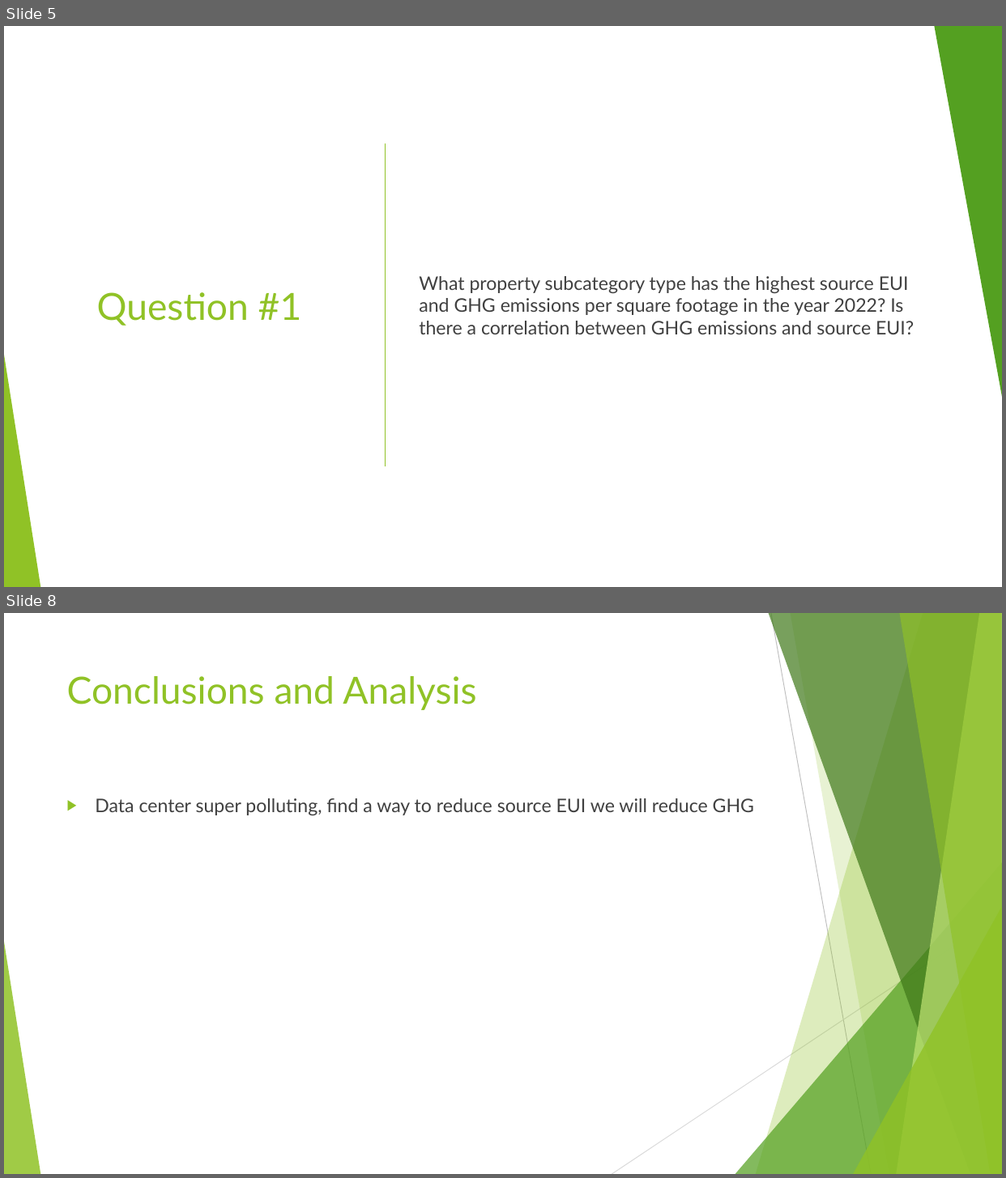
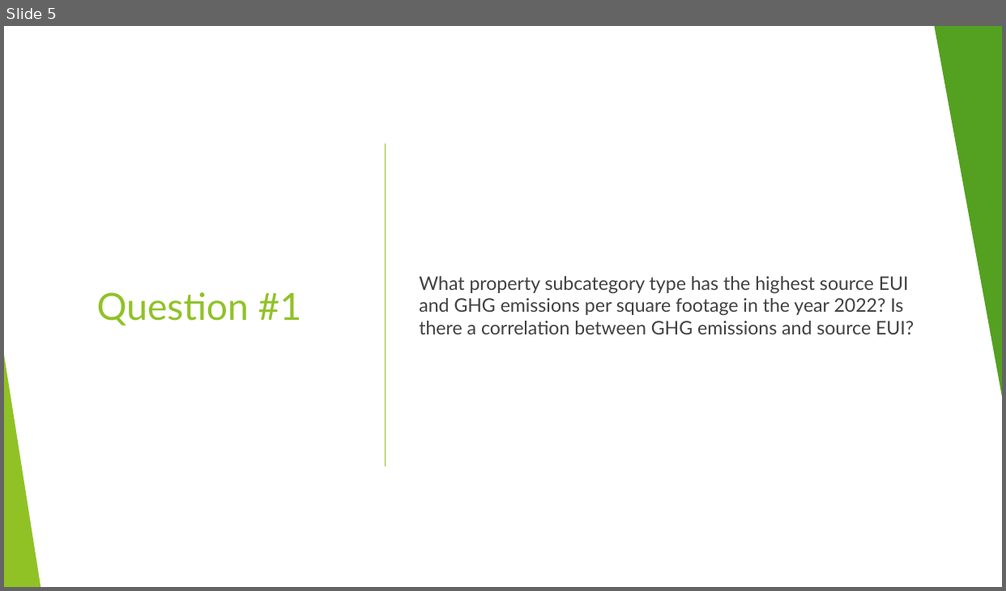
Before and after one commit to zohairnz/project-1, a slide deck: Energy Consumption Analysis for Buildings in San Francisco.pptx. Shown one above the other, each under a label of ours: slides 5 and 8 before the commit, slide 5 after it; the slides between them are not shown. The pictures are 1006x1178 and 1006x591 pixels, drawn with LibreOffice and Linux fonts; fonts in the diff are those of the drawing. Boxes give left, top, right and bottom in pixels: in the first picture for what was removed or moved away, otherwise in the second. Text is boxed around its words. In the diff, an @@ line names an element or a change of style, - is before the commit and + after.

```diff
--- a/Energy Consumption Analysis for Buildings in San Francisco.pptx
+++ b/Energy Consumption Analysis for Buildings in San Francisco.pptx
@@ slide 8 removed at (x1=4, y1=613, x2=1002, y2=1174), background #FFFFFF; not listed: 10 template elements that a slide beside it also shows @@
@@ title removed at (x1=67, y1=676, x2=476, y2=710) @@
-Conclusions and Analysis
@@ text removed at (x1=95, y1=798, x2=754, y2=815) @@
-▶ Data center super polluting, find a way to reduce source EUI we will reduce GHG
```
Also in this commit, not shown: 2 slides changed, 11 slides added, 3 other files.
